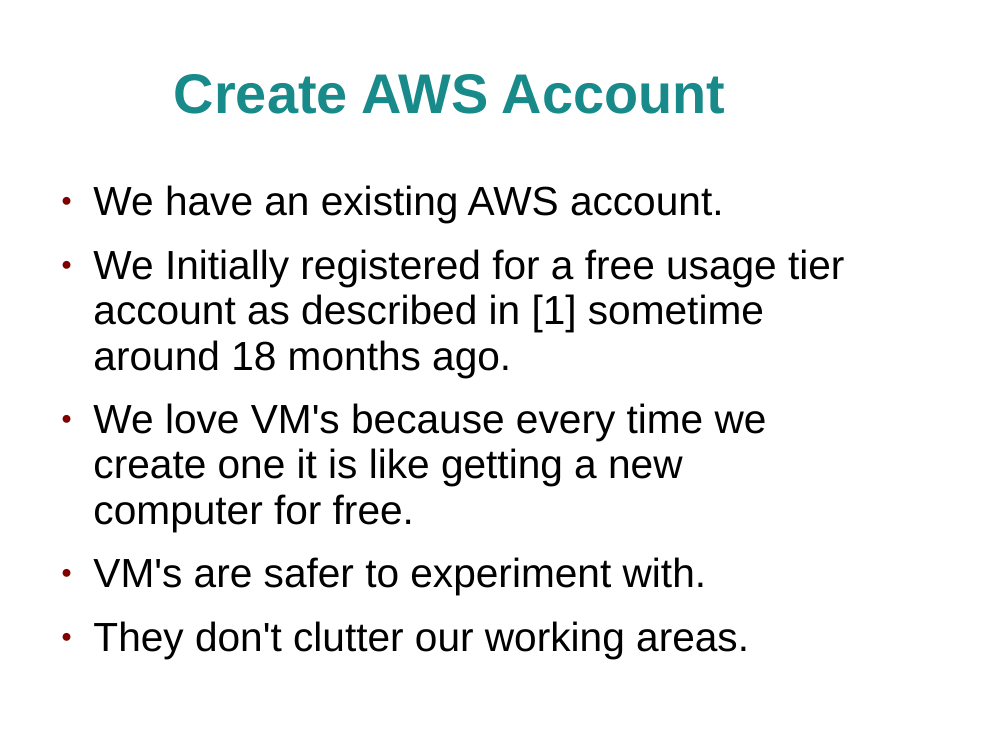
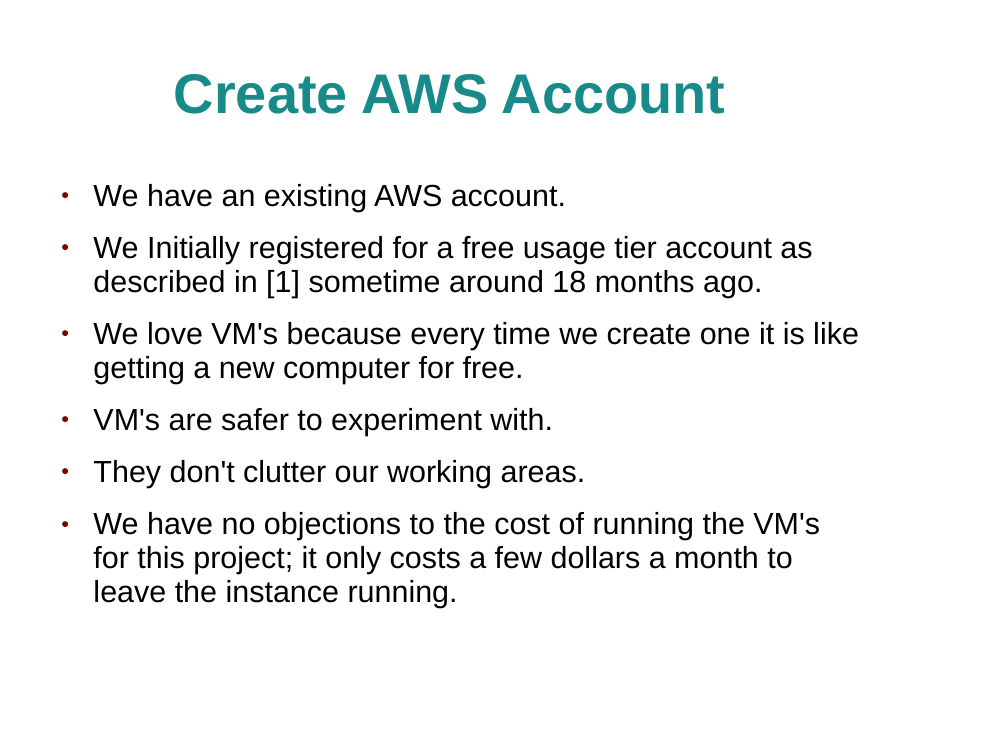
Before and after one commit to jhancock1975/cloud, a slide deck: slide 3 of assignment-1/assignment-1.ppt. Drawn at 1008x756 pixels with LibreOffice and Linux fonts; fonts in the diff are those of the drawing; background and template pictures are left out. Boxes give left, top, right and bottom in pixels: in the first picture for what was removed or moved away, otherwise in the second. Text is boxed around its words. In the diff, an @@ line names an element or a change of style, - is before the commit and + after.

```diff
--- a/assignment-1/assignment-1.ppt
+++ b/assignment-1/assignment-1.ppt
@@ text at bbox=[93, 184, 859, 488]: size 32 to 24 pt in "We have an existing AWS account.", "We Initially registered for a free usage ...", "We love VM's because every time we ...", "VM's are safer to experiment with." and 1 more places @@
@@ text at bbox=[93, 512, 820, 608]: paragraph added @@
+● We have no objections to the cost of running the VM's for this project; it only costs a few dollars a month to leave the instance running.
```
Also in this commit, not shown: 4 other slides changed, 3 slides added, 1 slide removed, 1 other file.
